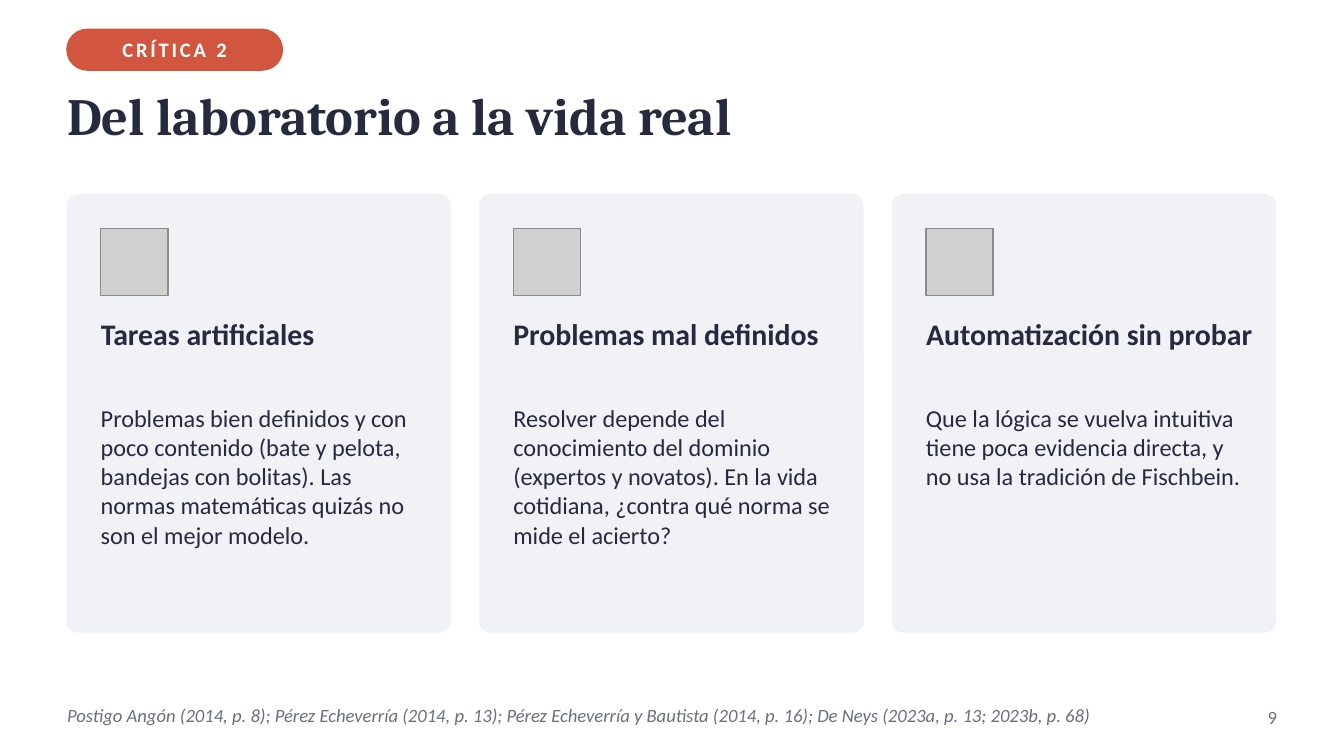
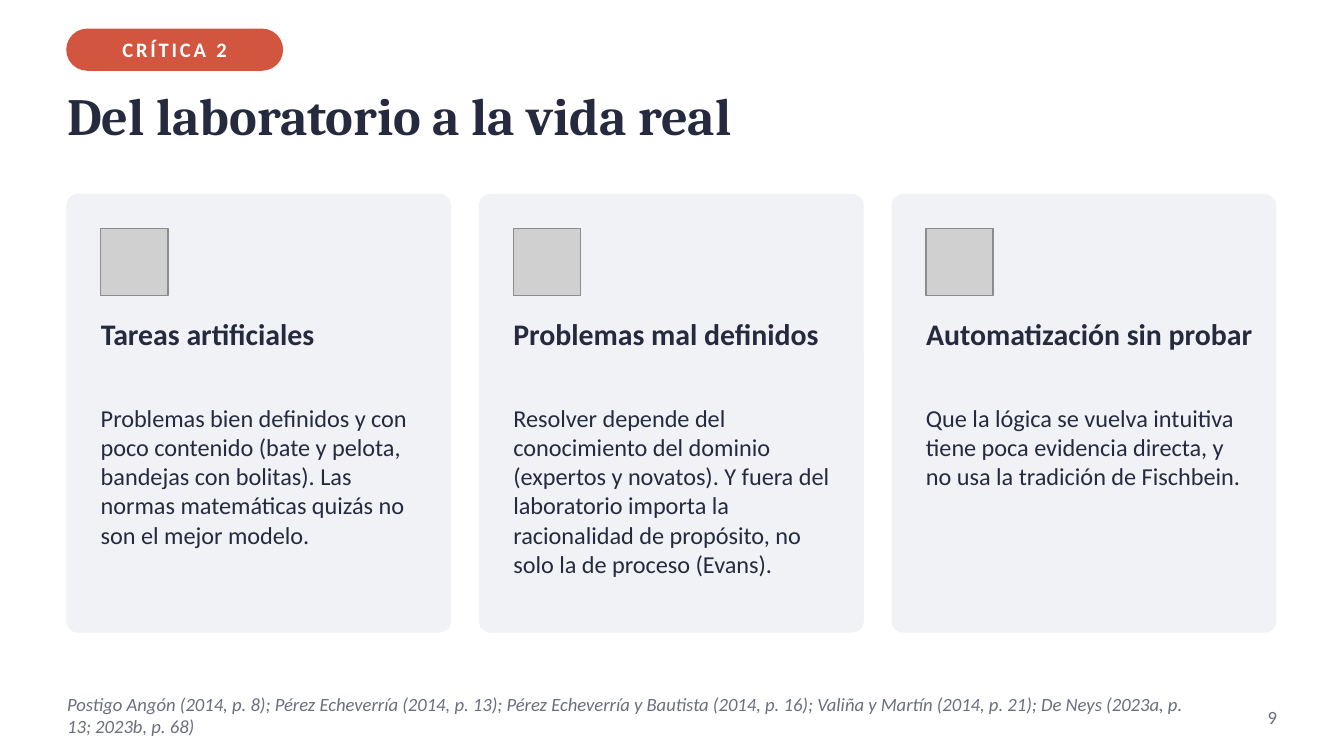
Before and after one commit to Franco4447/psicologia-favaloro, a slide deck: slide 9 of 2do Año/Procesos Básicos III/6_Entregables/U03_PresentacionArticulo_FastAndSlowThinking_Diapositivas.pptx. Drawn at 1344x756 pixels with LibreOffice and Linux fonts; fonts in the diff are those of the drawing; grey boxes stand for pictures. Boxes give left, top, right and bottom in pixels: in the first picture for what was removed or moved away, otherwise in the second. Text is boxed around its words. In the diff, an @@ line names an element or a change of style, - is before the commit and + after.

```diff
--- a/2do Año/Procesos Básicos III/6_Entregables/U03_PresentacionArticulo_FastAndSlowThinking_Diapositivas.pptx
+++ b/2do Año/Procesos Básicos III/6_Entregables/U03_PresentacionArticulo_FastAndSlowThinking_Diapositivas.pptx
@@ text at bbox=[513, 410, 829, 577]: text changed @@
-Resolver depende del conocimiento del dominio (expertos y novatos). En la vida cotidiana, ¿contra qué norma se mide el acierto?
+Resolver depende del conocimiento del dominio (expertos y novatos). Y fuera del laboratorio importa la racionalidad de propósito, no solo la de proceso (Evans).
@@ text at bbox=[67, 697, 1182, 736]: text changed @@
-Postigo Angón (2014, p. 8); Pérez Echeverría (2014, p. 13); Pérez Echeverría y Bautista (2014, p. 16); De Neys (2023a, p. 13; 2023b, p. 68)
+Postigo Angón (2014, p. 8); Pérez Echeverría (2014, p. 13); Pérez Echeverría y Bautista (2014, p. 16); Valiña y Martín (2014, p. 21); De Neys (2023a, p. 13; 2023b, p. 68)
```
Also in this commit, not shown: 3 other slides changed, 2 other files.
